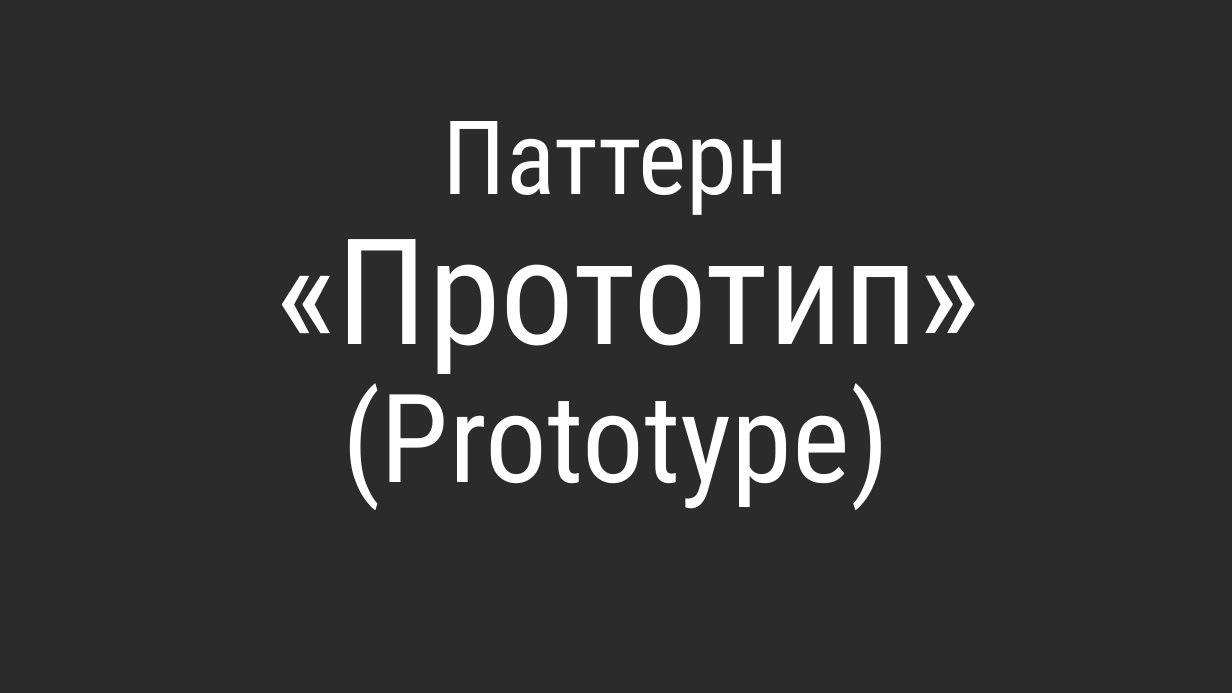
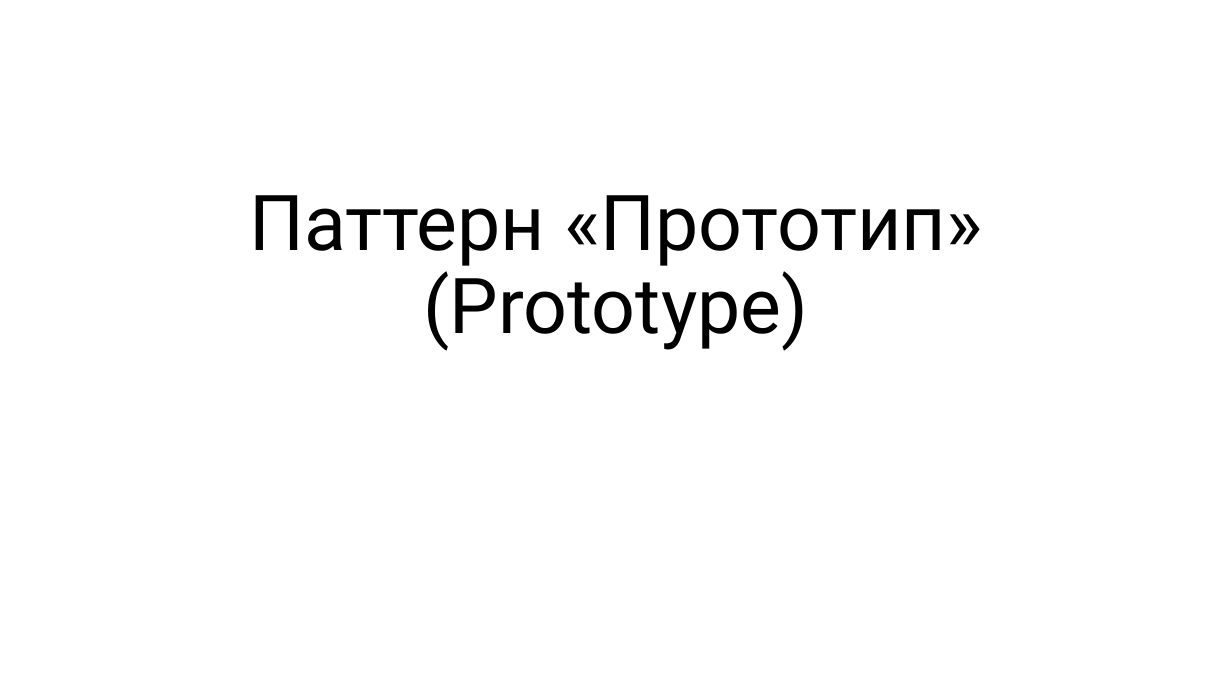
Before and after one commit to alexey-malov/ood, a slide deck: slide 1 of lectures/14.prototype/prototype.pptx. Drawn at 1232x693 pixels with LibreOffice and Linux fonts; fonts in the diff are those of the drawing; background and template pictures are left out; a plain dark background stands for a picture behind light text. Boxes give left, top, right and bottom in pixels: in the first picture for what was removed or moved away, otherwise in the second. Text is boxed around its words. In the diff, an @@ line names an element or a change of style, - is before the commit and + after.

Commit message:
Обновлены материалы по паттернам "Стратегия" и "Прототип"

```diff
--- a/lectures/14.prototype/prototype.pptx
+++ b/lectures/14.prototype/prototype.pptx
@@ background picture (left out) to #FFFFFF @@
@@ title "Паттерн «Прототип» (Prototype)": place and size @@
-title "Паттерн «Прототип» (Prototype)" at <box>275,121,980,510</box>
+title "Паттерн «Прототип» (Prototype)" at <box>250,195,982,351</box>
@@ title "Паттерн «Прототип» (Prototype)" at <box>250,195,982,351</box>: size 80 to 60 pt in "Паттерн"; size 115 to 60 pt in "«Прототип»"; size 96 to 60 pt in "(Prototype)"; font Roboto Condensed to Roboto, text colour #FFFFFF to #000000 @@
```
Also in this commit, not shown: 4 other slides changed, 27 slides added, 2 slides removed, 10 other files.
